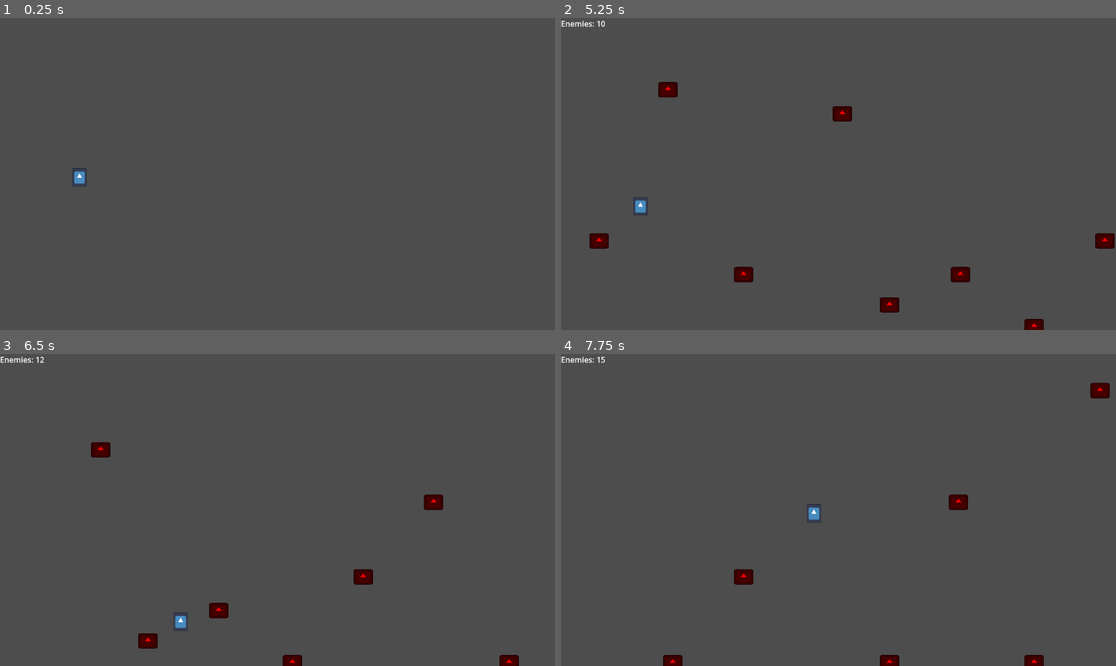
Above: before the commit, frames 1-4 (two rows, left to right).
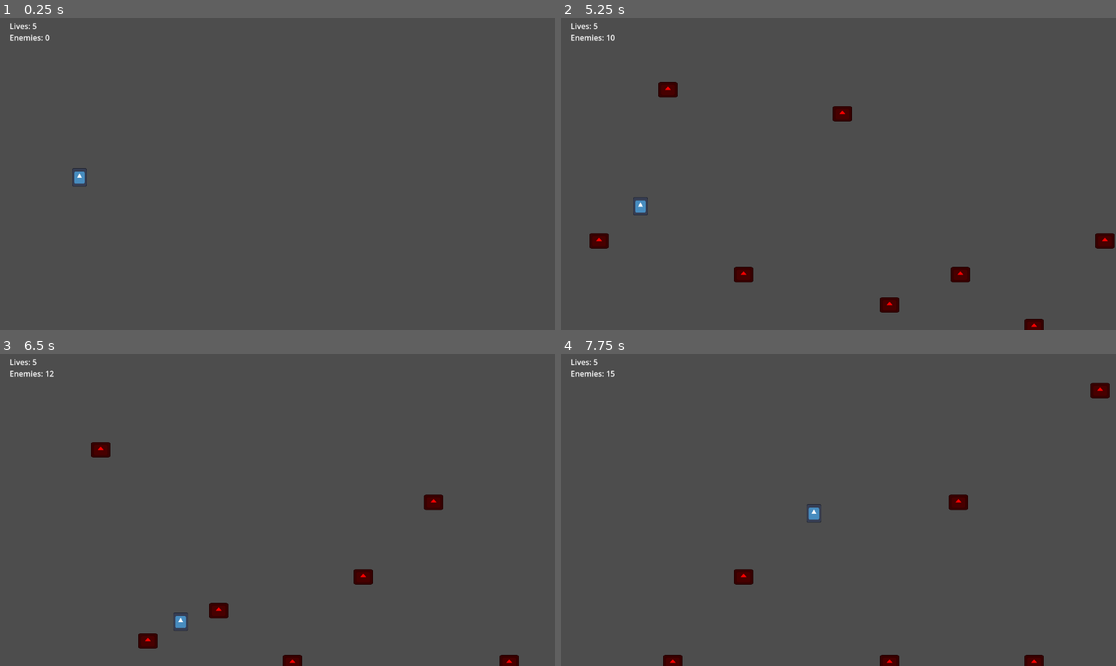
Above: after the commit, the same moments.

Repository: Starlitriver1234/TestGodot2025
Game: Godot game, scene res://Scenes/game.tscn
Two runs of this game, one before a commit and one after it. Both use one fixed random seed, a clock stepped at 60 frames per second and the inputs below. The engine's default icon, where the game draws it, is replaced by a stand-in: a white triangle on a blue panel in a dark square.
Inputs:
- Up to frame 1 (0.25 s): no input
- Up to frame 2 (5.25 s): tap Enter at 0.5 s; hold D (Right) 0.53-1.28 s; hold S (Down) 1.28-2.03 s; hold D (Right) 2.03-2.78 s; hold W (Up) 2.78-3.53 s; hold A (Left) 3.53-5.03 s; hold S (Down) from 5.03 s (still down)
- Up to frame 3 (6.5 s): release S (Down) at 5.78 s; hold D (Right) from 5.78 s (still down)
- Up to frame 4 (7.75 s): release D (Right) at 6.53 s; hold W (Up) 6.53-7.28 s; hold D (Right) from 7.28 s (still down)

The runs differ from the first frame. In frame 1, 0.1% of the frame differs, in the area x 1-9%, y 1-8%; in frame 2, 0.2%, in the area x 0-10%, y 0-8%; in frame 3, 0.2%; in frame 4, 0.2%.

Commit message:
UI progress

Diff:
--- a/godottest/Scenes/game.tscn
+++ b/godottest/Scenes/game.tscn
@@ -12,7 +12,17 @@
 [node name="Spawner" parent="." instance=ExtResource("3_wrm1d")]
 
 [node name="Enemy_Number" type="Label" parent="."]
-offset_right = 40.0
-offset_bottom = 23.0
+offset_left = 20.0
+offset_top = 29.0
+offset_right = 103.0
+offset_bottom = 52.0
+text = "Enemies: 0"
+
+[node name="Lives" type="Label" parent="."]
+offset_left = 20.0
+offset_top = 5.0
+offset_right = 77.0
+offset_bottom = 28.0
+text = "Lives: 5"
 
 [connection signal="enemy_spawned" from="Spawner" to="." method="_on_spawner_enemy_spawned"]
--- a/godottest/Scripts/game.gd
+++ b/godottest/Scripts/game.gd
@@ -3,6 +3,7 @@
 var lives = 5
 var enemy_number = 0
 @onready var number = $Enemy_Number
+@onready var Lives = $Lives
 
 # Called when the node enters the scene tree for the first time.
 func _ready() -> void:
@@ -17,12 +18,15 @@
 func _on_spawner_enemy_spawned(EnemyInstance: Variant) -> void:
 	add_child(EnemyInstance)
 	enemy_number += 1
-	_set_score_label(enemy_number)
+	_set_enemy_label(enemy_number)
 
 
-func _set_score_label(enemy_number):
+func _set_enemy_label(enemy_number):
 	number.text = "Enemies: " + str(enemy_number)
 
 func _on_hurt(lives: Variant) -> void:
 	lives -= 1
-	print(lives)
+	_set_lives_label(lives)
+
+func _set_lives_label(lives):
+	Lives.text = "Lives: " + str(lives)
